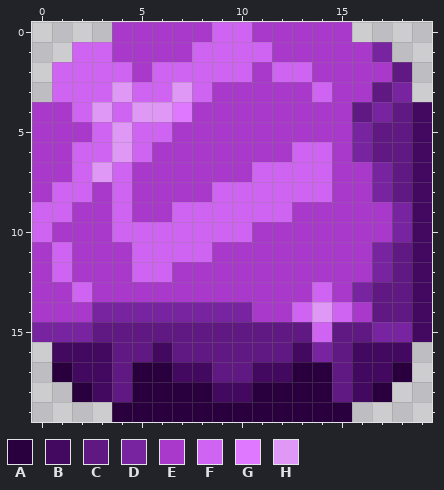
Pixel-art file -- Assets/Sprites/Gemstones/Cushion_Medium.aseprite. Above: the version before the commit.
20x20 pixels, 1 frame. Colours within 5 levels of each other are drawn and written as one.
Palette (. is transparent): A #29003d  B #43085f  C #601982  D #7823a0  E #a939cb  F #d064f2  G #df78ff  H #e098f6
After the commit:
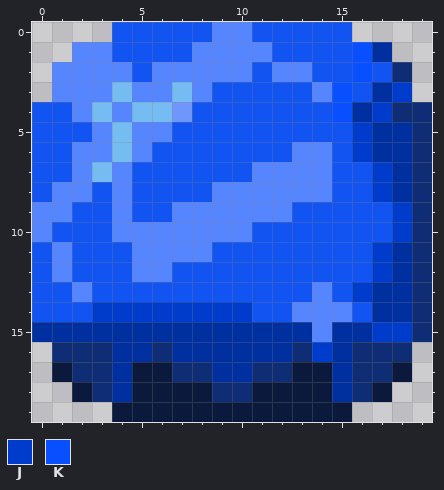
Colours new in this view: J #003ccb  K #0850ff
Changes in this commit:
layer "Purple" now hidden
@@ palette @@
-A #29003d
+A #0b193d
-B #43085f
+B #0f2d75
-C #601982
+C #002fa0
-E #a939cb
+E #1254f2
-F #d064f2
+F #5686ff
-G #df78ff
+G #6f97fb
-H #e098f6
+H #75bcf2
@@ x 0..19 @@
  0 ....EEEEEFFEEEEE....
- 1 ..FFEEEEFFFFEEEEED..
- 2 .FFFFEFFFFFEFFEEEEC.
- 3 .FFFHFFHFEEEEEFEECD.
- 4 EEFHFHHGEEEEEEEECDCB
- 5 EEEFHFFEEEEEEEEEDCCB
- 6 EEFFHFEEEEEEEFFEDCCB
- 7 EEFHFEEEEEEFFFFEEDCB
- 8 EFFEFEEEEFFFFFFEEDCB
- 9 FFEEFEEFFFFFFEEEEEDB
-10 FEEEFFFFFFFEEEEEEEDB
-11 EFEEEFFFFEEEEEEEEDCB
-12 EFEEEFFEEEEEEEEEEDCB
-13 EEFEEEEEEEEEEEFEDCCB
-14 EEEDDDDDDDDEEFHFECCB
-15 DDDCCCCCCCCCCCFCCDDB
-16 .BBBCCBCCCCCCBDCBBB.
+ 1 ..FFEEEEFFFFEEEEKC..
+ 2 .FFFFEFFFFFEFFEEKEB.
+ 3 .FFFHFFHFEEEEEFKECJ.
+ 4 EEFHFHHGEEEEEEEKCJBB
+ 5 EEEFHFFEEEEEEEEEJCCB
+ 6 EEFFHFEEEEEEEFFEJCCB
+ 7 EEFHFEEEEEEFFFFEEJCB
+ 8 EFFEFEEEEFFFFFFEEJCB
+ 9 FFEEFEEFFFFFFEEEEEJB
+10 FEEEFFFFFFFEEEEEEEJB
+11 EFEEEFFFFEEEEEEEEJCB
+12 EFEEEFFEEEEEEEEEEJCB
+13 EEFEEEEEEEEEEEFEJCCB
+14 EEEJJJJJJJJEEFFFECCB
+15 CCCCCCCCCCCCCCFCCJJB
+16 .BBBCCBCCCCCCBJCBBB.
 17 .ABBCAABBCCBBAACBBA.
Pixel boxes of the changes (left, top, right, bottom) in both pictures:
changed: (32, 22, 432, 422)
